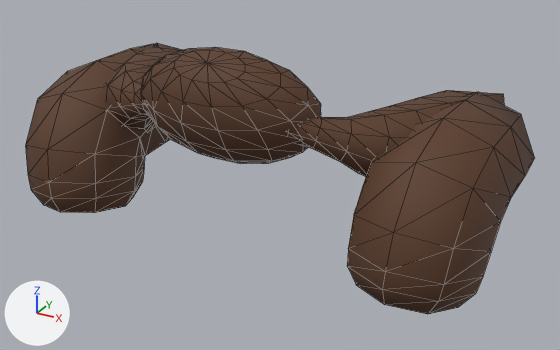
Before and after pictures for a commit that changed the glTF model game/assets/models/beard_walrus.glb.
The view is the same before and after, from a 50 mm camera at (0.35, -0.566, 0.155) aimed at (0.019, 0.035, -0.146). The lights are fixed; the arrows at lower left show +X, +Y and +Z. The older version comes first. Mesh edges are drawn as thin lines.

The first picture shows 'BeardWalrus'.
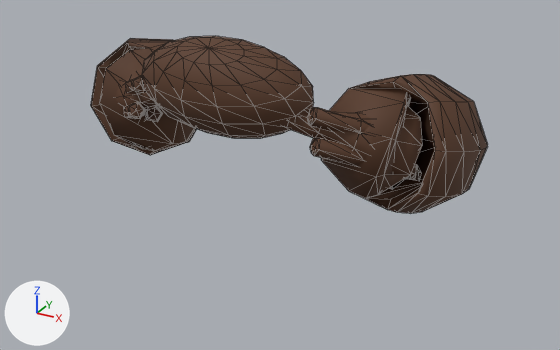
The change, as a list of edits to the scene's bpy script:
```text
Add mat_beardhairdark:
    mat_beardhairdark = principled_material('BeardHairDark')
    mat_beardhairdark.base_color = (0.0612, 0.0222, 0.0103)  # brown #46291a
    mat_beardhairdark.roughness = 0.75
Change me_beardwalrus:
    used by ob_beardwalrus; location = (0.0, 0.0, 0.0)
    remove me_beardwalrus.from_pydata(...)  # 424 vertices, 836 faces; spans x -0.24..0.24, y -0.078..0.171, z -0.205..-0.01
    add me_beardwalrus.from_pydata(...)  # 836 vertices, 1636 faces; spans x -0.204..0.206, y -0.069..0.121, z -0.158..0.0
    me_beardwalrus part 1: the loose piece of 100 vertices spanning x -0.09..0.09, y -0.071..0.023, z -0.114..-0.01 is multiplied about its middle by the matrix ((0.944, 0.0, 0.0), (0.0, 0.868, 0.092), (0.0, -0.03, 0.835)), then moved by (0.0, -0.005, 0.018)
    me_beardwalrus part 2: the loose piece of 162 vertices spanning x -0.24..-0.008, y -0.078..0.171, z -0.205..-0.036 is rebuilt with 182 vertices and now spans x -0.204..-0.007, y -0.049..0.108, z -0.158..-0.025
    me_beardwalrus part 3: the loose piece of 162 vertices spanning x 0.008..0.24, y -0.078..0.171, z -0.205..-0.036 is rebuilt with 182 vertices and now spans x 0.008..0.206, y -0.05..0.108, z -0.156..-0.025
    me_beardwalrus part 4: a new loose piece of 62 vertices spanning x -0.16..-0.086, y -0.044..0.091, z -0.135..-0.07, in mat_beardhair (brown #5a3a26)
    me_beardwalrus part 5: a new loose piece of 62 vertices spanning x -0.153..-0.082, y -0.041..0.076, z -0.108..-0.045, in mat_beardhair (brown #5a3a26)
    me_beardwalrus part 6: a new loose piece of 62 vertices spanning x 0.086..0.16, y -0.044..0.091, z -0.135..-0.07, in mat_beardhair (brown #5a3a26)
    me_beardwalrus part 7: a new loose piece of 62 vertices spanning x 0.081..0.153, y -0.041..0.076, z -0.108..-0.045, in mat_beardhair (brown #5a3a26)
    me_beardwalrus part 8: a new loose piece of 62 vertices spanning x -0.159..-0.082, y -0.022..0.121, z -0.14..-0.079, in mat_beardhairdark (brown #46291a)
    other edits to the shape of me_beardwalrus do not show in these pictures
    add me_beardwalrus.materials.append(mat_beardhairdark)  # brown #46291a
```

Changed parts and their boxes (x1, y1, x2, y2) in the pictures (560 x 350 px; the box of a moved part takes in the faces that stretch with it):
'BeardWalrus', reshaped (22% narrower, 35% shorter): before (25, 43, 534, 314); after (91, 36, 488, 213)
part 1 of me_beardwalrus, moved or reshaped: before (140, 47, 321, 164); after (142, 36, 314, 138)
part 2 of me_beardwalrus, rebuilt (33% narrower, 31% shorter): before (25, 43, 182, 213); after (91, 38, 196, 155)
part 3 of me_beardwalrus, rebuilt (16% narrower, 38% shorter): before (291, 90, 534, 314); after (285, 74, 488, 213)
part 4 of me_beardwalrus, added: after (124, 101, 145, 119)
part 5 of me_beardwalrus, added (mostly hidden): after (124, 75, 144, 93)
part 6 of me_beardwalrus, added (brown): after (310, 137, 421, 181)
part 7 of me_beardwalrus, added (brown): after (308, 107, 370, 133)
part 8 of me_beardwalrus, added: after (145, 107, 163, 122)
